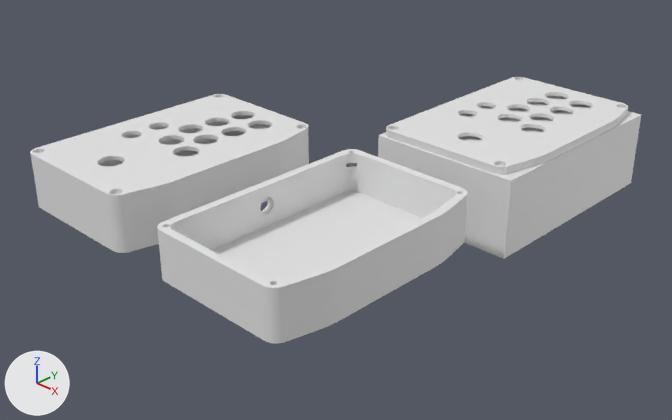
Before and after pictures for a commit that changed the Blender file [2026] Arcade Keypad/Arcade Keypad.blend.
Camera for both pictures: a 50 mm lens placed at (0.878, -0.621, 0.457), pointed at (0.128, 0.145, -0.068). Arrows for +X, +Y and +Z are at lower left; the lights stay in place. The older version comes first.
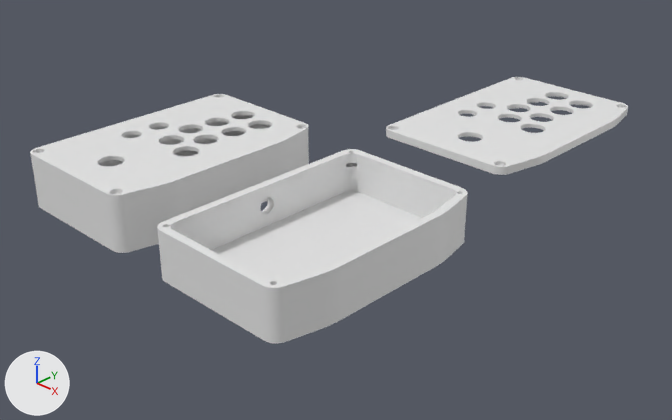
The change, as a diff of the scene's bpy script:
```diff
--- a/[2026] Arcade Keypad/Arcade Keypad.blend.py
+++ b/[2026] Arcade Keypad/Arcade Keypad.blend.py
@@ me_cube_004 @@
 # used by ob_cube_004; location = (0.25, 0.35, 0.0)
-me_cube_004.from_pydata(...)  # 10460 vertices, 5218 faces; spans x -0.097..0.097, y -0.147..0.147, z -0.035..0.035
+me_cube_004.from_pydata(...)  # 6469 vertices, 3212 faces; spans x -0.097..0.097, y -0.147..0.147, z 0.025..0.035
+# me_cube_004 part 1: 5006 vertices removed from x -0.097..0.097, y -0.147..0.147, z -0.035..0.025; 1015 vertices added at x -0.097..0.097, y -0.147..0.147, z 0.025
 me_cube_004.materials.append(mat_material_006)
@@ ob_cube @@
-ob_cube = bpy.data.objects.new('Cube', me_cube)
-ob_cube.location = (0.25, 0.35, -0.025)
-ob_cube.scale = (0.1, 0.15, 0.05)
```

Changed parts and their boxes [x1, y1, x2, y2] in the pictures (672 x 420 px):
'Cube', deleted
    before: [378, 97, 641, 259]
part 1 of me_cube_004, reshaped
    both: [386, 108, 628, 175]
